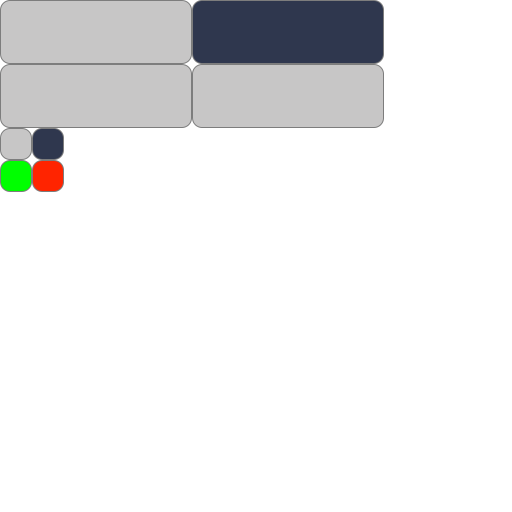
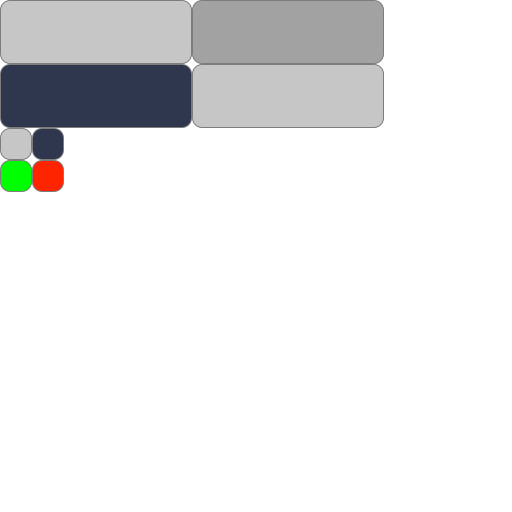
Comparing the layer stacks of the two 512 x 512 images. Changes:
painted on "Rectangle 1" (2nd of 4) over [1, 1, 383, 127]
painted on "Rectangle 1" (3rd of 4) over [1, 1, 383, 127]
